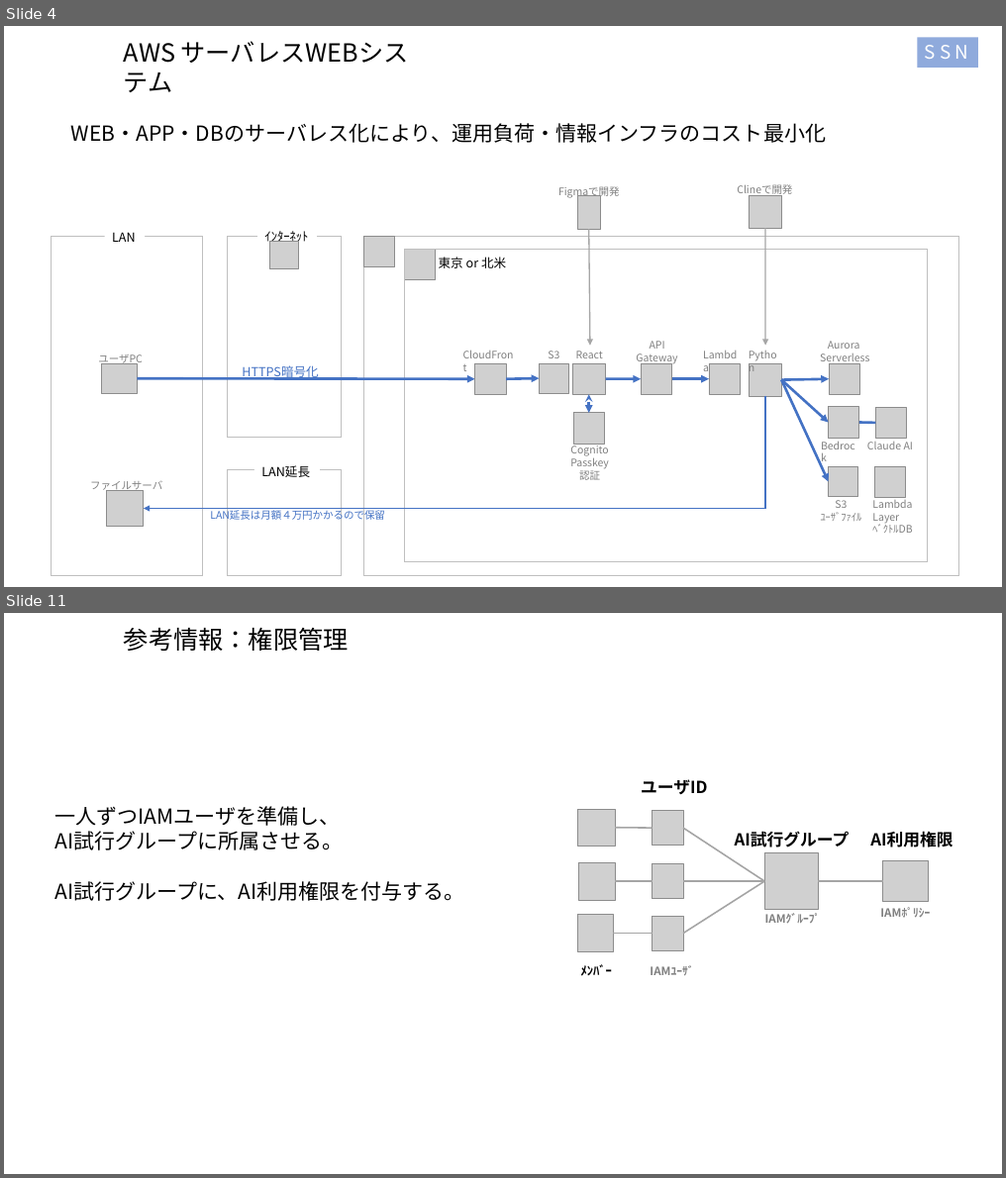
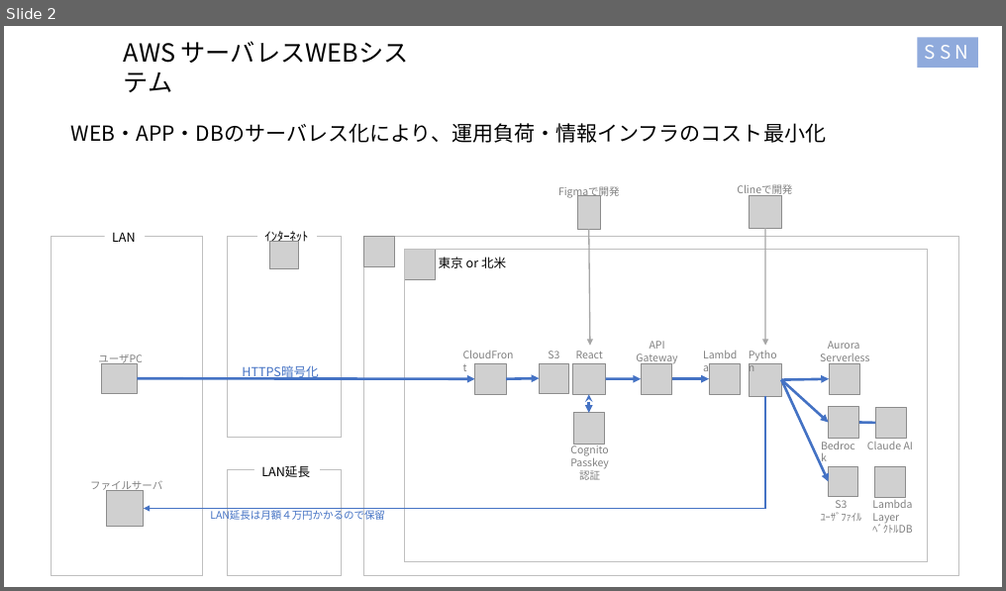
Before and after one commit to kiri0408/tyaga, a slide deck: aws_memo2.pptx. Shown one above the other, each under a label of ours: slides 4 and 11 before the commit, slide 2 after it; the slides between them are not shown. The pictures are 1006x1178 and 1006x591 pixels, drawn with LibreOffice and Linux fonts; fonts in the diff are those of the drawing; grey boxes stand for pictures. Boxes give left, top, right and bottom in pixels: in the first picture for what was removed or moved away, otherwise in the second. Text is boxed around its words. In the diff, an @@ line names an element or a change of style, - is before the commit and + after.

```diff
--- a/aws_memo2.pptx
+++ b/aws_memo2.pptx
@@ slide 11 removed at bbox=[4, 613, 1002, 1174], background #FFFFFF @@
@@ text removed at bbox=[124, 627, 349, 651] @@
-参考情報：権限管理
@@ text removed at bbox=[641, 779, 707, 794] @@
-ユーザID
@@ text removed at bbox=[54, 806, 465, 901] @@
-一人ずつIAMユーザを準備し、
-AI試行グループに所属させる。
-AI試行グループに、AI利用権限を付与する。
@@ picture removed at bbox=[577, 809, 615, 846] @@
@@ picture removed at bbox=[652, 811, 684, 845] @@
@@ line removed from (615, 828) to (652, 828) @@
@@ line removed from (683, 828) to (764, 881) @@
@@ text removed at bbox=[735, 831, 849, 848] @@
-AI試行グループ
@@ text removed at bbox=[870, 831, 952, 848] @@
-AI利用権限
@@ picture removed at bbox=[579, 863, 616, 900] @@
@@ picture removed at bbox=[652, 863, 684, 898] @@
@@ picture removed at bbox=[764, 854, 818, 909] @@
@@ picture removed at bbox=[883, 861, 929, 902] @@
@@ line removed from (615, 881) to (652, 881) @@
@@ line removed from (683, 881) to (764, 881) @@
@@ line removed from (683, 934) to (764, 881) @@
@@ line removed from (819, 881) to (883, 881) @@
@@ text removed at bbox=[880, 907, 930, 918] @@
-IAMﾎﾟﾘｼｰ
@@ picture removed at bbox=[577, 915, 613, 953] @@
@@ line removed from (614, 934) to (652, 934) @@
@@ picture removed at bbox=[652, 916, 684, 951] @@
@@ text removed at bbox=[765, 913, 821, 924] @@
-IAMｸﾞﾙｰﾌﾟ
@@ text removed at bbox=[581, 964, 612, 976] @@
-ﾒﾝﾊﾞｰ
@@ text removed at bbox=[649, 965, 693, 975] @@
-IAMﾕｰｻﾞ
@@ what was slide 4 is now slide 2 @@
```
Also in this commit, not shown: 12 other slides removed.
